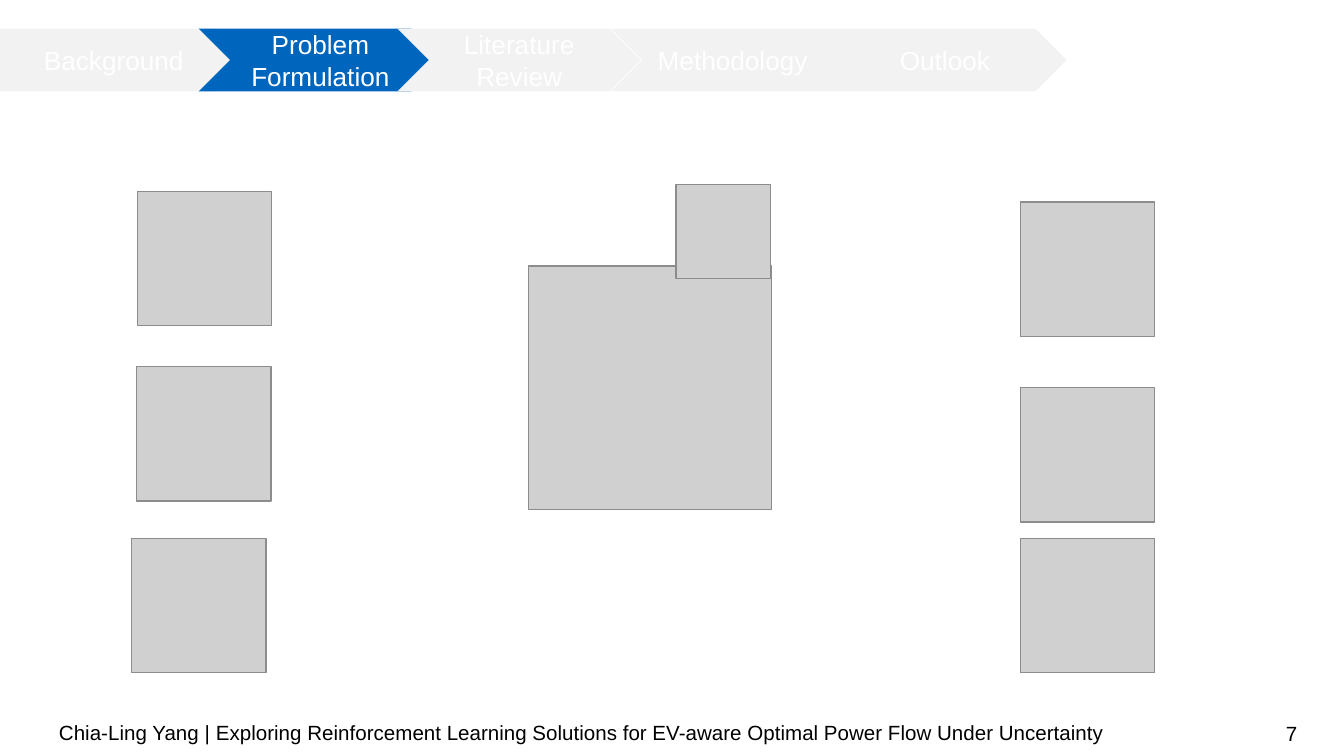
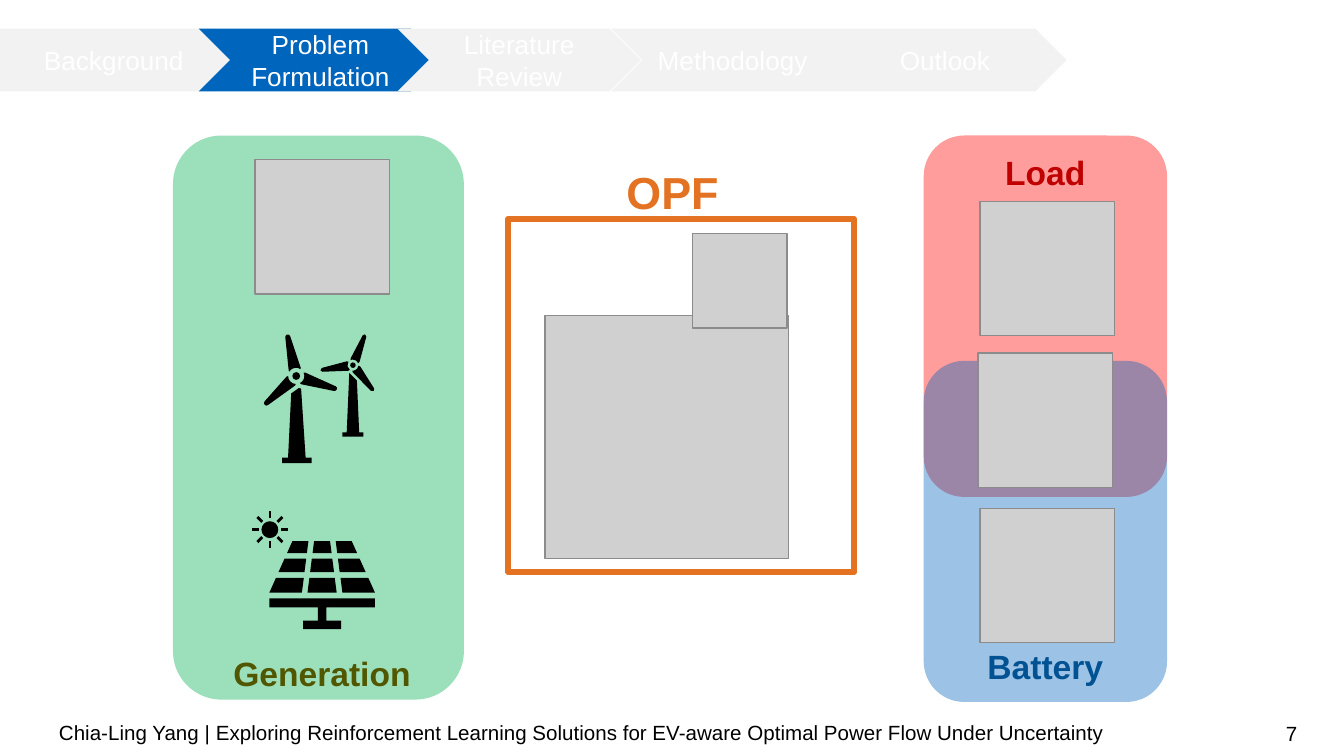
Before and after one commit to chialingyang7718/RL_OPF_EVaware, a slide deck: slide 7 of Mid-term Presentation.pptx. Drawn at 1344x756 pixels with LibreOffice and Linux fonts; fonts in the diff are those of the drawing; grey boxes stand for pictures; background and template pictures are left out. Boxes give left, top, right and bottom in pixels: in the first picture for what was removed or moved away, otherwise in the second. Text is boxed around its words. In the diff, an @@ line names an element or a change of style, - is before the commit and + after.

Commit message:
updated presentation

```diff
--- a/Mid-term Presentation.pptx
+++ b/Mid-term Presentation.pptx
@@ rounded rectangle added at bbox=[923, 136, 1167, 497], fill #FF0000 at 39% opacity @@
@@ picture added at bbox=[255, 160, 390, 294] @@
@@ text added at bbox=[626, 177, 718, 218], 24 pt, text #E37222, bold @@
+OPF
@@ text added at bbox=[1005, 160, 1085, 186], 18 pt, text #C00000, bold @@
+Load
@@ picture removed at bbox=[137, 191, 271, 325] @@
@@ picture: place and size @@
-picture at bbox=[1020, 202, 1154, 336]
+picture at bbox=[980, 202, 1114, 336]
@@ rectangle added at bbox=[508, 219, 855, 573], outline #E37222 3 pt @@
@@ picture: place and size @@
-picture at bbox=[676, 184, 770, 278]
+picture at bbox=[692, 234, 786, 328]
@@ picture: place and size @@
-picture at bbox=[528, 266, 771, 509]
+picture at bbox=[546, 316, 789, 559]
@@ picture: place and size @@
-picture at bbox=[1020, 539, 1154, 673]
+picture at bbox=[978, 353, 1113, 488]
@@ picture removed at bbox=[137, 367, 271, 501] @@
@@ group added at bbox=[173, 136, 464, 700]: 29 freeform shapes, 1 rounded rectangle @@
@@ rounded rectangle added at bbox=[923, 360, 1167, 702], fill #0065BD at 39% opacity @@
@@ picture: place and size @@
-picture at bbox=[1020, 388, 1154, 523]
+picture at bbox=[980, 508, 1114, 642]
@@ picture removed at bbox=[132, 539, 266, 673] @@
@@ text added at bbox=[987, 656, 1103, 685], 18 pt, text #005293, bold @@
+Battery
@@ text added at bbox=[233, 661, 410, 687], 18 pt, text #515600, bold @@
+Generation
```
Also in this commit, not shown: 4 other slides changed, 1 slide added, 3 slides removed, 1 other file.
